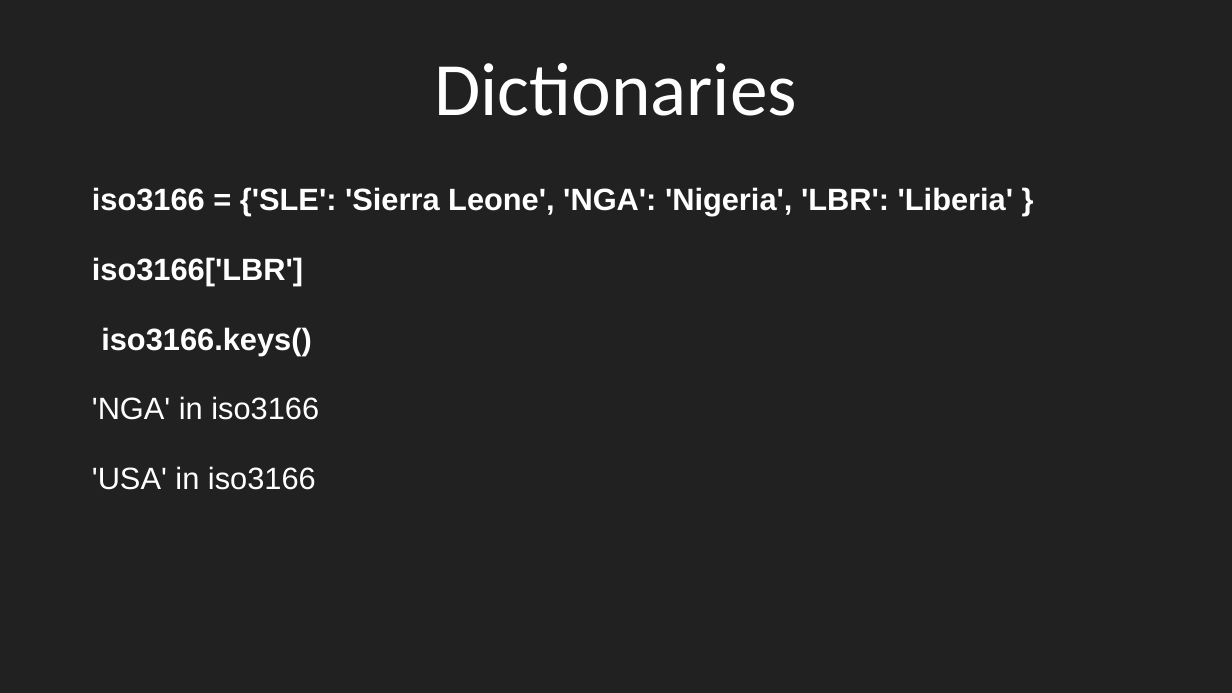
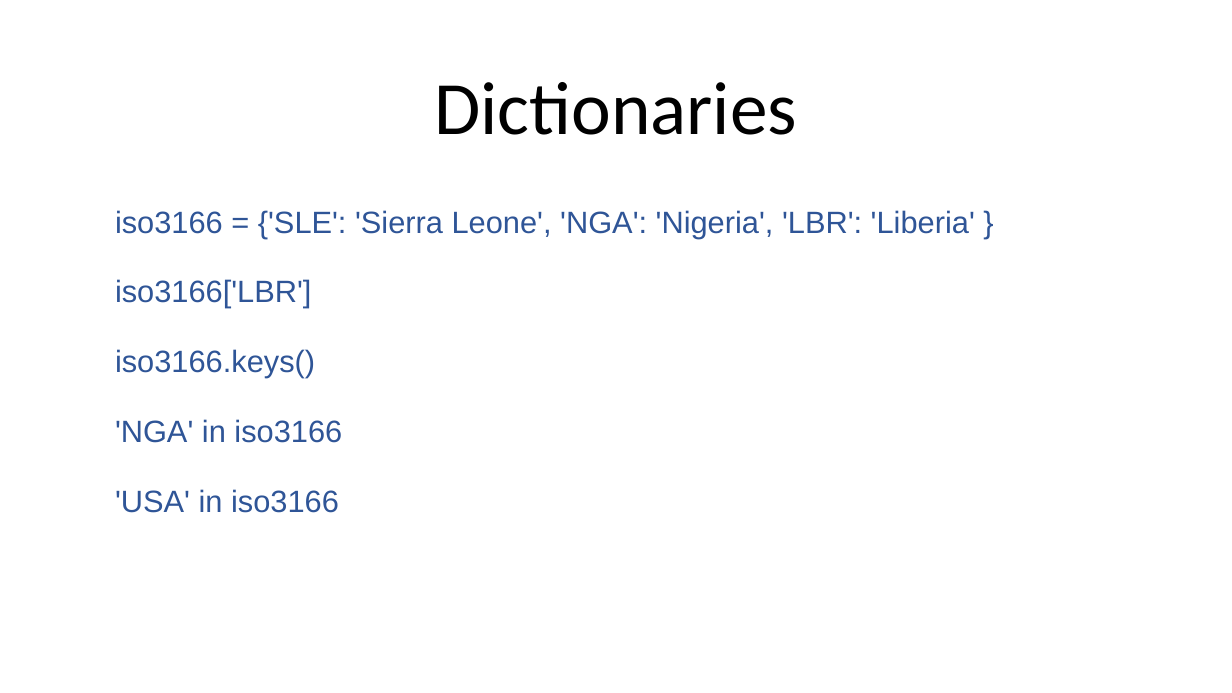
Before and after one commit to bodacea/datascienceforbeginners, a slide deck: slide 26 of Session 02 Python Basics.pptx. Drawn at 1232x693 pixels with LibreOffice and Linux fonts; fonts in the diff are those of the drawing. Boxes give left, top, right and bottom in pixels: in the first picture for what was removed or moved away, otherwise in the second. Text is boxed around its words. In the diff, an @@ line names an element or a change of style, - is before the commit and + after.

Commit message:
Tidied up some slide styles

```diff
--- a/Session 02 Python Basics.pptx
+++ b/Session 02 Python Basics.pptx
@@ background #212121 to #FFFFFF @@
@@ title "Dictionaries": place and size @@
-title "Dictionaries" at [434,63,797,116]
+title "Dictionaries" at [434,82,797,135]
@@ title "Dictionaries" at [434,82,797,135]: text colour #FFFFFF to #000000 @@
@@ text "iso3166 = {'SLE': 'Sierra Leone', ...": place and size @@
-text "iso3166 = {'SLE': 'Sierra Leone', ..." at [92,187,1014,490]
+text "iso3166 = {'SLE': 'Sierra Leone', ..." at [115,210,975,513]
@@ text "iso3166 = {'SLE': 'Sierra Leone', ..." at [115,210,975,513]: text colour #FFFFFF to #2F5597; bold off in "iso3166 = {'SLE': 'Sierra Leone', 'NGA': 'Nigeria', ...", "iso3166['LBR']", "iso3166.keys()"; indent changed @@
```
Also in this commit, not shown: 34 other slides changed, 1 slide added, 1 slide removed, 12 other files.
